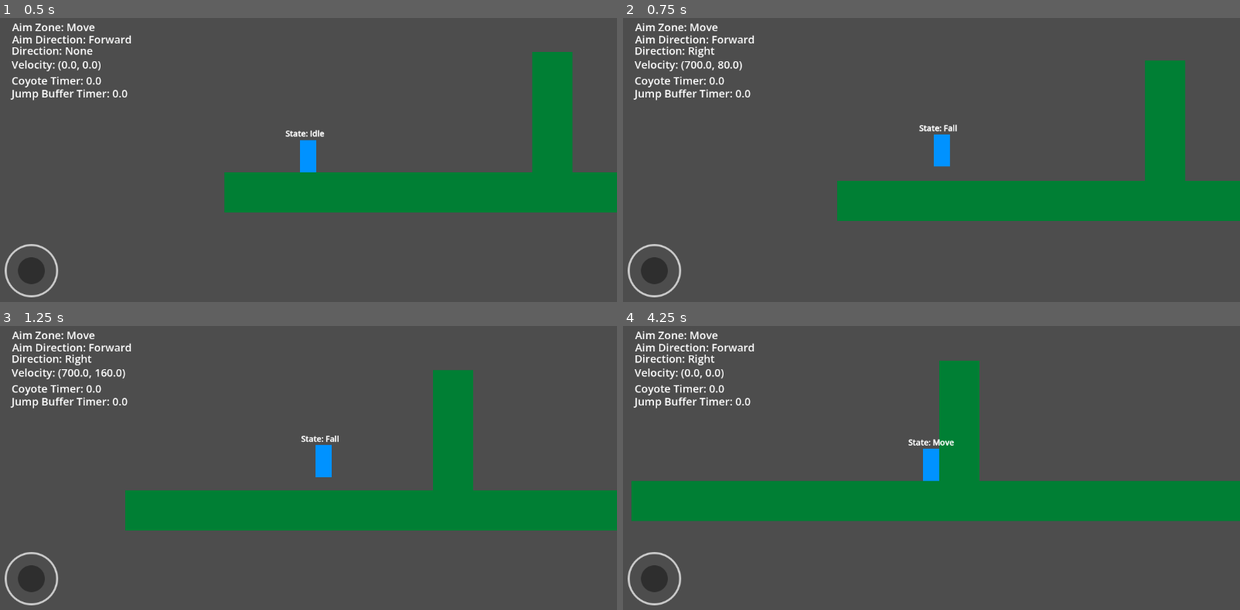
Above: before the commit, frames 1-4 (two rows, left to right).
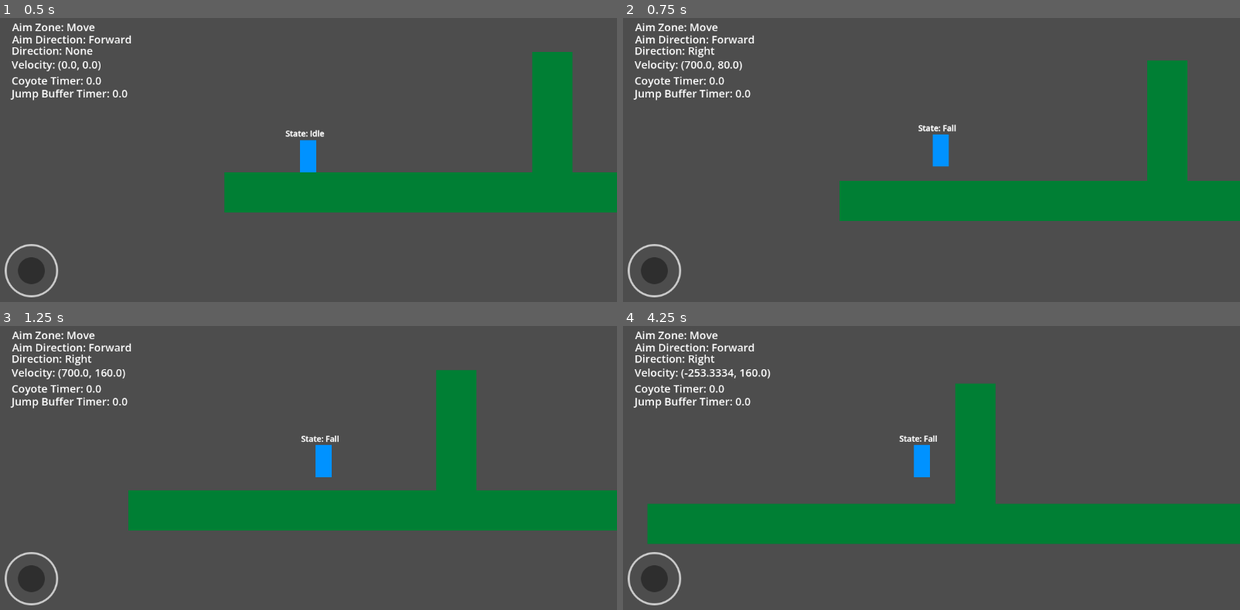
Above: after the commit, the same moments.

Repository: Mrdarx444/Veinbreaker
Game: Godot game, scene res://source/test/world.tscn
Same seed, same stepped clock (60 frames per second), same inputs: the game is played once before the commit and once after it.
Inputs:
- Up to frame 1 (0.5 s): no input
- Up to frame 2 (0.75 s): hold D (Right) from 0.53 s (still down); tap Space (Jump) at 0.6 s
- Up to frame 3 (1.25 s): keep holding D (Right); tap Space (Jump) at 0.77, 1.07 s
- Up to frame 4 (4.25 s): tap Space (Jump) at 1.35, 1.52, 1.82, 2.1, 2.85, 3.02, 3.32, 3.6, 3.77, 4.07 s; release D (Right) at 2.03 s; hold A (Left) 2.03-2.78 s; hold D (Right) from 2.78 s (still down)

Frame 1 is identical in both runs. In frame 2, 0.5% of the frame differs, in the area x 34-92%, y 14-72%; in frame 3, 0.5%; in frame 4, 19%, in the area x 1-100%, y 12-77%.

Commit message:
Wall Slide/Jump Mechanics

Diff:
--- a/source/scenes/Player/player.tscn
+++ b/source/scenes/Player/player.tscn
@@ -7,6 +7,7 @@
 [ext_resource type="Script" uid="uid://d2t4p3epldlyl" path="res://source/scripts/Player/States/move_state.gd" id="5_ryax5"]
 [ext_resource type="Script" uid="uid://booc1r8m0sjrd" path="res://source/scripts/Player/States/fall_state.gd" id="6_c4tgw"]
 [ext_resource type="Script" uid="uid://t641dacx3nys" path="res://source/scripts/Player/States/jump_state.gd" id="7_c4tgw"]
+[ext_resource type="Script" uid="uid://cpdvjkqdtfej1" path="res://source/scripts/Player/States/wall_state.gd" id="8_1w3qr"]
 
 [sub_resource type="RectangleShape2D" id="RectangleShape2D_yd3kj"]
 size = Vector2(60, 120)
@@ -54,11 +55,54 @@
 position_smoothing_enabled = true
 position_smoothing_speed = 10.0
 
+[node name="WallRayCasts" type="Node2D" parent="." unique_id=1068774341]
+
+[node name="Left" type="RayCast2D" parent="WallRayCasts" unique_id=1067981713]
+rotation = 1.5707964
+target_position = Vector2(0, 40)
+
+[node name="Right" type="RayCast2D" parent="WallRayCasts" unique_id=724376704]
+rotation = -1.5707964
+target_position = Vector2(0, 40)
+
 [node name="Components" type="Node" parent="." unique_id=2138234143]
 
 [node name="PlayerAimComponent" type="Node" parent="Components" unique_id=1738510395]
 script = ExtResource("2_ck846")
 metadata/_custom_type_script = "uid://d17itavn1yymn"
+
+[node name="StateMachine" type="Node" parent="." unique_id=393924244 node_paths=PackedStringArray("initiate_state")]
+script = ExtResource("3_8vvwm")
+initiate_state = NodePath("Idle")
+metadata/_custom_type_script = "uid://sffei5k4nmay"
+
+[node name="Idle" type="Node" parent="StateMachine" unique_id=619413992]
+script = ExtResource("4_0wpal")
+metadata/_custom_type_script = "uid://c2d84vxcs81cy"
+
+[node name="Move" type="Node" parent="StateMachine" unique_id=1796069242]
+script = ExtResource("5_ryax5")
+metadata/_custom_type_script = "uid://c2d84vxcs81cy"
+
+[node name="Fall" type="Node" parent="StateMachine" unique_id=1787499065]
+script = ExtResource("6_c4tgw")
+metadata/_custom_type_script = "uid://c2d84vxcs81cy"
+
+[node name="Jump" type="Node" parent="StateMachine" unique_id=866311513]
+script = ExtResource("7_c4tgw")
+metadata/_custom_type_script = "uid://c6ee1ed1fi5b1"
+
+[node name="WallSlide" type="Node" parent="StateMachine" unique_id=1392095955]
+script = ExtResource("8_1w3qr")
+metadata/_custom_type_script = "uid://c6ee1ed1fi5b1"
+
+[node name="Timers" type="Node" parent="." unique_id=1895822513]
+
+[node name="CoyoteTimer" type="Timer" parent="Timers" unique_id=302265838]
+one_shot = true
+
+[node name="JumpBufferTimer" type="Timer" parent="Timers" unique_id=687490601]
+one_shot = true
 
 [node name="HUD" type="CanvasLayer" parent="." unique_id=69797456]
 
@@ -124,35 +168,6 @@
 text = "Jump Buffer Timer: 0.0"
 label_settings = SubResource("LabelSettings_ck846")
 
-[node name="Timers" type="Node" parent="." unique_id=1895822513]
-
-[node name="CoyoteTimer" type="Timer" parent="Timers" unique_id=302265838]
-one_shot = true
-
-[node name="JumpBufferTimer" type="Timer" parent="Timers" unique_id=687490601]
-one_shot = true
-
-[node name="StateMachine" type="Node" parent="." unique_id=393924244 node_paths=PackedStringArray("initiate_state")]
-script = ExtResource("3_8vvwm")
-initiate_state = NodePath("Idle")
-metadata/_custom_type_script = "uid://sffei5k4nmay"
-
-[node name="Idle" type="Node" parent="StateMachine" unique_id=619413992]
-script = ExtResource("4_0wpal")
-metadata/_custom_type_script = "uid://c2d84vxcs81cy"
-
-[node name="Move" type="Node" parent="StateMachine" unique_id=1796069242]
-script = ExtResource("5_ryax5")
-metadata/_custom_type_script = "uid://c2d84vxcs81cy"
-
-[node name="Fall" type="Node" parent="StateMachine" unique_id=1787499065]
-script = ExtResource("6_c4tgw")
-metadata/_custom_type_script = "uid://c2d84vxcs81cy"
-
-[node name="Jump" type="Node" parent="StateMachine" unique_id=866311513]
-script = ExtResource("7_c4tgw")
-metadata/_custom_type_script = "uid://c6ee1ed1fi5b1"
-
 [node name="StateLabel" type="Label" parent="." unique_id=1840347626]
 anchors_preset = 7
 anchor_left = 0.5
--- a/source/scripts/Player/PlayerState.gd
+++ b/source/scripts/Player/PlayerState.gd
@@ -7,7 +7,6 @@
 	state_machine.change_state(get_next_state(player))
 
 func get_next_state(player: Player) -> StringName:
-
 	return &""
 
 func gravity_handle(delta: float, player: Player):
@@ -31,4 +30,3 @@
 				player.speed * player.joystick.move_direction * player.aiming_slowdown_ratio,
 				player.acceleration * delta
 			)
-	player.move_and_slide()
--- a/source/scripts/Player/States/fall_state.gd
+++ b/source/scripts/Player/States/fall_state.gd
@@ -16,4 +16,11 @@
 	if Input.is_action_just_pressed("Jump"):
 		if !player.coyote_timer.is_stopped():
 			return &"Jump"
+	if player.is_on_wall() and !player.is_on_floor():
+		if (
+			(player.left_raycast.is_colliding() and player.joystick.move_direction == -1) or
+			(player.right_raycast.is_colliding() and player.joystick.move_direction == 1)
+		):
+			return &"WallSlide"
+
 	return &""
--- a/source/scripts/Player/States/jump_state.gd
+++ b/source/scripts/Player/States/jump_state.gd
@@ -26,4 +26,11 @@
 		else :
 			player.velocity.y = 0
 			return &"Fall"
+	if player.is_on_wall() and !player.is_on_floor():
+		if (
+			(player.left_raycast.is_colliding() and player.joystick.move_direction == -1) or
+			(player.right_raycast.is_colliding() and player.joystick.move_direction == 1)
+		):
+			return &"WallSlide"
+
 	return &""
--- /dev/null
+++ b/source/scripts/Player/States/wall_state.gd
@@ -0,0 +1,26 @@
+extends PlayerState
+
+func enter(state_owner: Node2D, state_machine: StateMachine) -> void:
+	var player: Player = state_owner
+	player.velocity = Vector2.ZERO
+
+func physics_update(delta: float, state_owner: Node2D, state_machine: StateMachine) -> void:
+	super.physics_update(delta, state_owner, state_machine)
+
+func gravity_handle(delta: float, player: Player):
+	player.velocity.y += player.gravity * delta * player.wall_slide_coeffitient
+
+func get_next_state(player: Player) -> StringName:
+	if player.is_on_floor():
+		return &"Idle"
+	if (
+		Input.is_action_just_pressed("Jump")
+	):
+		if player.right_raycast.is_colliding():
+			player.velocity.x = -player.wall_jump_velocity_x
+		if player.left_raycast.is_colliding():
+			player.velocity.x = player.wall_jump_velocity_x
+		return &"Jump"
+	if player.joystick.move_direction == 0:
+		return &"Fall"
+	return &""
--- a/source/scripts/Player/player.gd
+++ b/source/scripts/Player/player.gd
@@ -13,11 +13,16 @@
 @export var coyote_time: float = 0.12
 @export var jump_buffer_time: float = 0.15
 @export var jump_buffer_min_velocity: float = 500.0
+@export_subgroup("Wall slide/jump")
+@export_range(0, 1, 0.01) var wall_slide_coeffitient: float = 0.1
+@export var wall_jump_velocity_x: float = 1000.0
 
 # Nodes
 @onready var joystick: PlayerAimComponent = $Components/PlayerAimComponent
 @onready var coyote_timer: Timer = $Timers/CoyoteTimer
 @onready var jump_buffer_timer: Timer = $Timers/JumpBufferTimer
+@onready var left_raycast: RayCast2D = $WallRayCasts/Left
+@onready var right_raycast: RayCast2D = $WallRayCasts/Right
 
 # Debugging
 @onready var zone_label: Label = $HUD/Zone
@@ -32,6 +37,7 @@
 	jump_buffer_timer.wait_time = jump_buffer_time
 
 func _physics_process(delta: float) -> void:
+	move_and_slide()
 	_debugg()
 
 func _debugg():
Not shown, added: source/scripts/Player/States/wall_state.gd.uid
